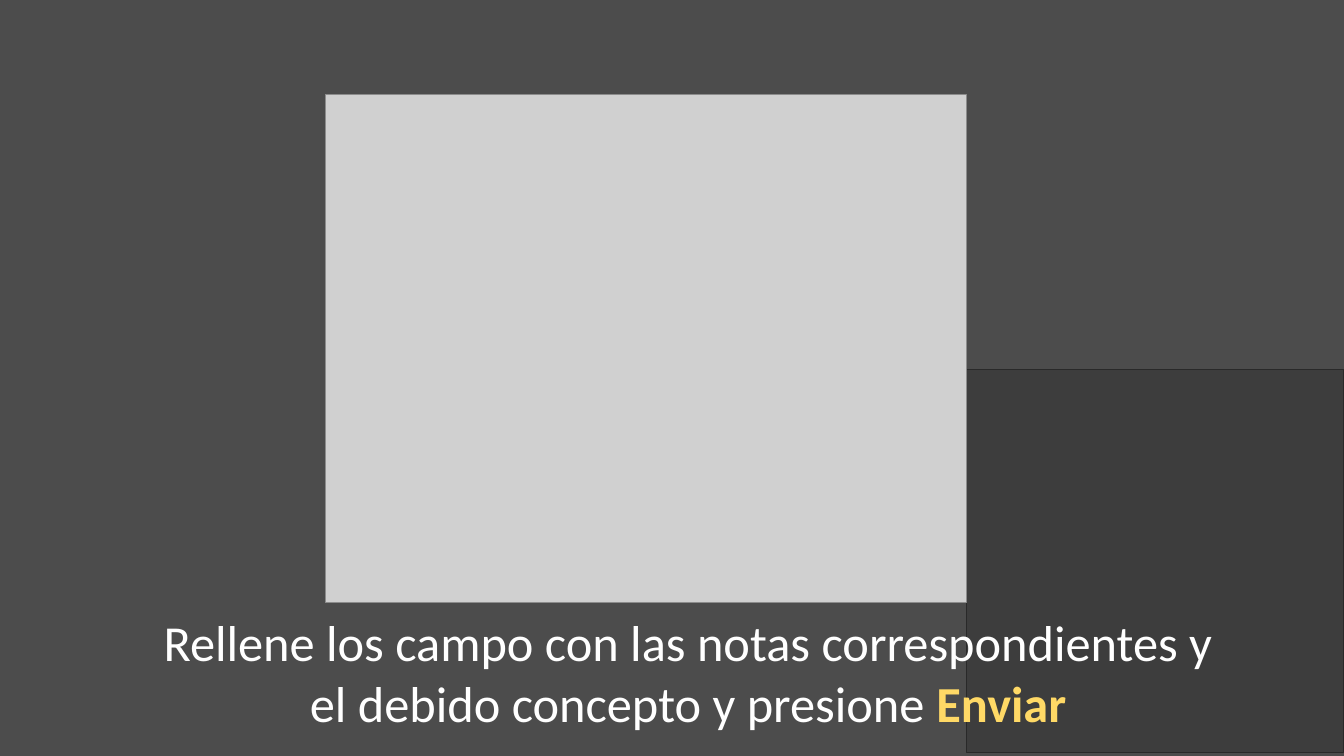
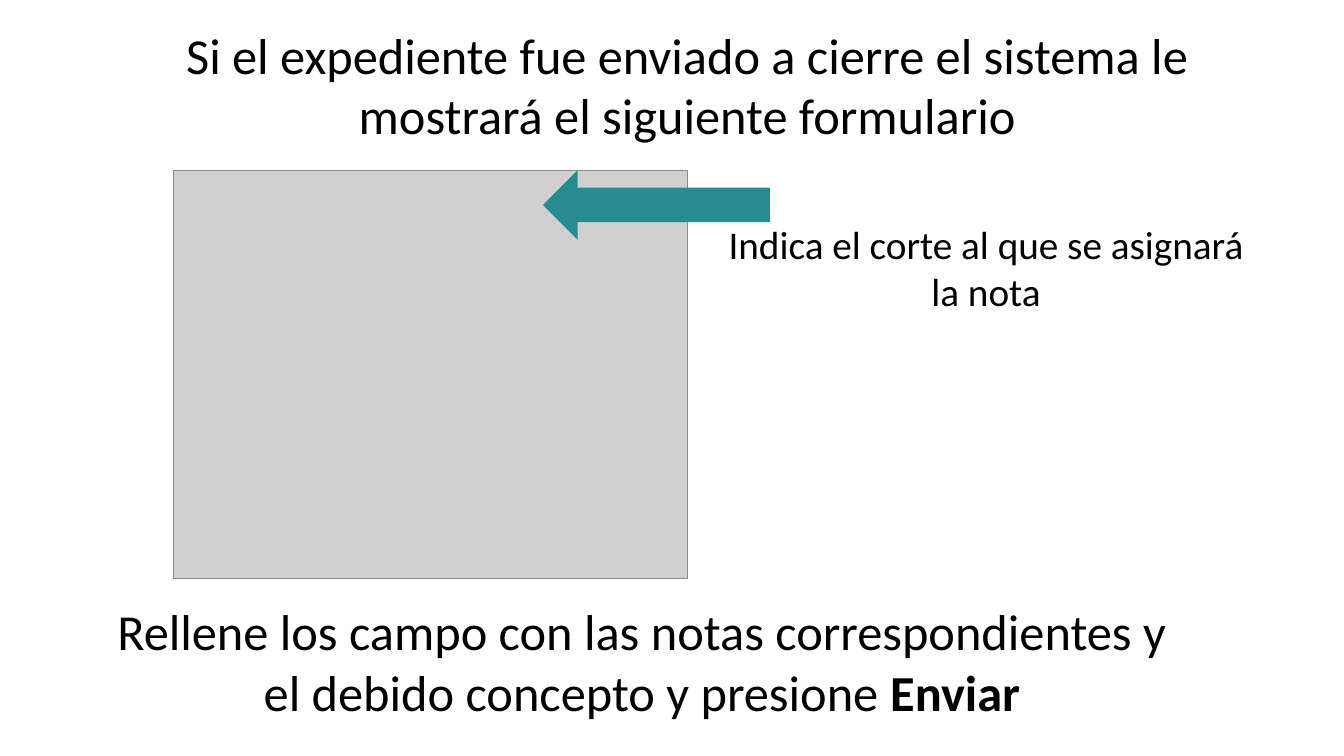
Before and after one commit to dariofa99/iuris, a slide deck: slide 6 of public/dist/img/update/Presentación1.pptx (slide 4 before the commit). Drawn at 1344x756 pixels with LibreOffice and Linux fonts; fonts in the diff are those of the drawing; grey boxes stand for pictures; background and template pictures are left out. Boxes give left, top, right and bottom in pixels: in the first picture for what was removed or moved away, otherwise in the second. Text is boxed around its words. In the diff, an @@ line names an element or a change of style, - is before the commit and + after.

```diff
--- a/public/dist/img/update/Presentación1.pptx
+++ b/public/dist/img/update/Presentación1.pptx
@@ rectangle removed at box(0, 0, 1344, 756) @@
@@ text added at box(186, 39, 1188, 143), 36 pt, text #000000 @@
+Si el expediente fue enviado a cierre el sistema le mostrará el siguiente formulario
@@ picture: place and size @@
-picture at box(326, 95, 966, 604)
+picture at box(174, 170, 688, 578)
@@ left arrow added at box(544, 172, 770, 238), fill #268C91, outline #268C91 1 pt @@
@@ text added at box(729, 231, 1243, 307), 28 pt, text #000000 @@
+Indica el corte al que se asignará la nota
@@ picture removed at box(967, 369, 1344, 752) @@
@@ text "Rellene los campo con las ...": place and size @@
-text "Rellene los campo con las ..." at box(164, 626, 1212, 730)
+text "Rellene los campo con las ..." at box(117, 615, 1166, 719)
@@ text "Rellene los campo con las ..." at box(117, 615, 1166, 719): text colour #FFFFFF to #000000; text colour #FFD966 to #000000 in "Enviar" @@
```
Also in this commit, not shown: 3 other slides changed, 3 slides added, 39 other files.
